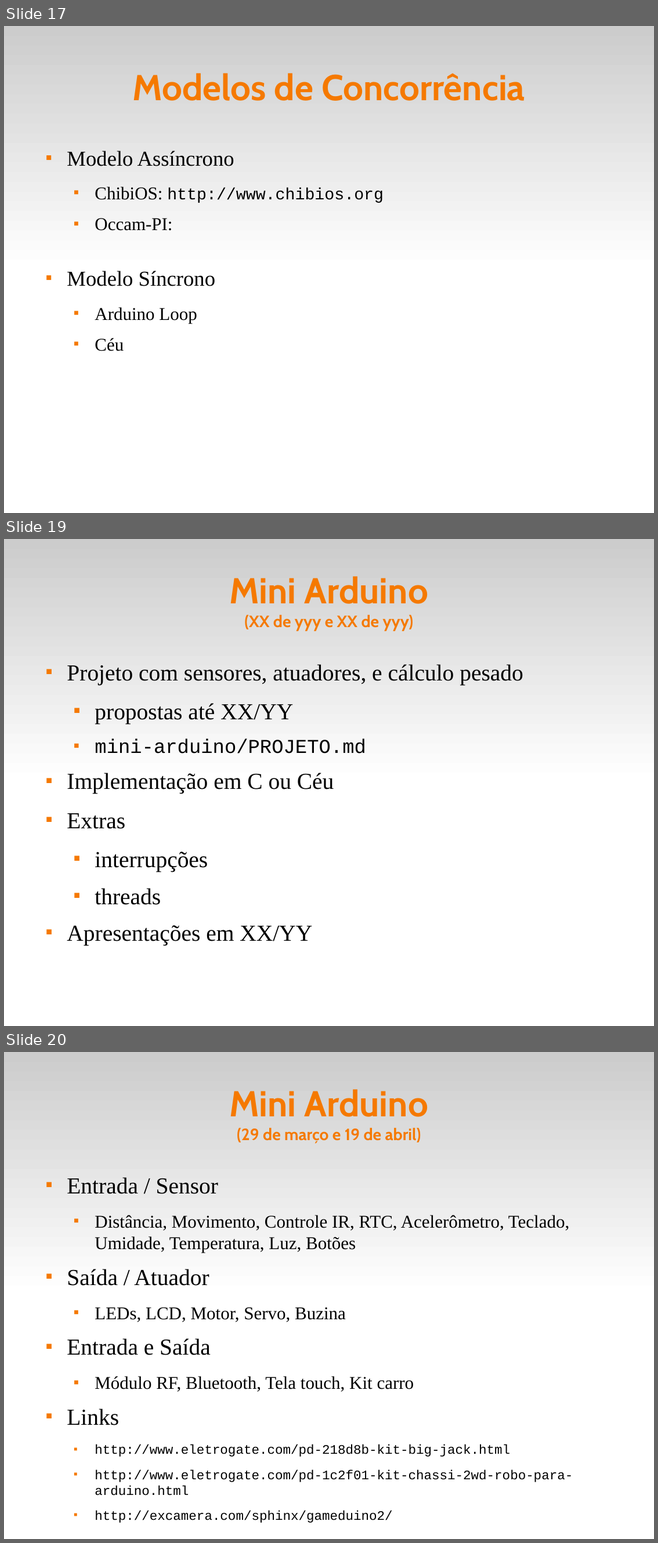
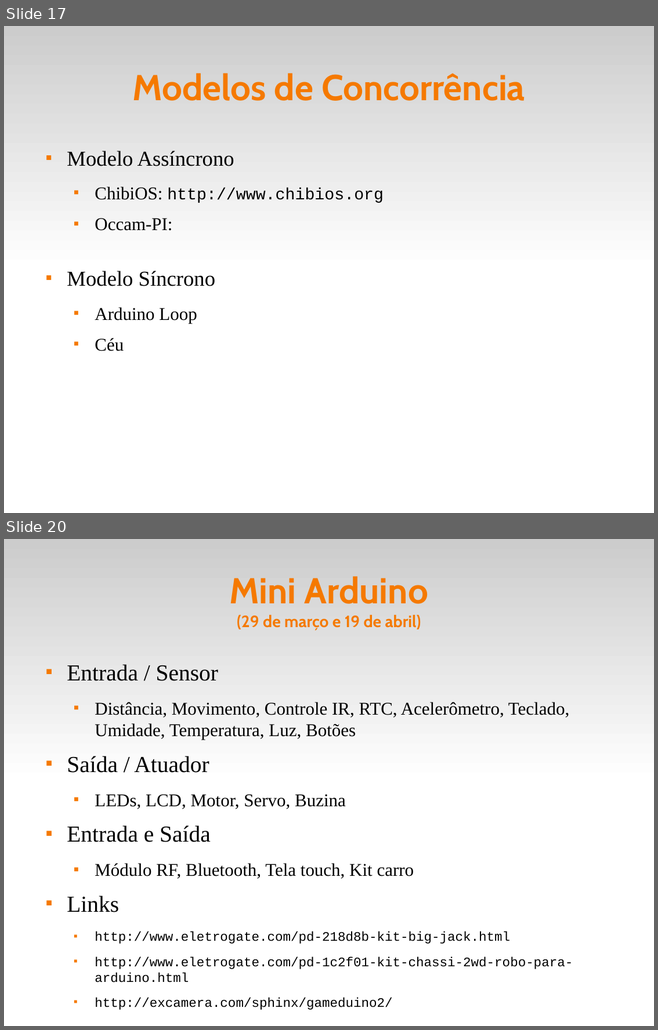
Before and after one commit to fsantanna-uerj/reativos, a slide deck: slides/02_arduino.odp. Shown one above the other, each under a label of ours: slides 17, 19 and 20 before the commit, slides 17 and 20 after it; the slides between them are not shown. The pictures are 658x1543 and 658x1030 pixels, drawn with LibreOffice and Linux fonts; fonts in the diff are those of the drawing. Boxes give left, top, right and bottom in pixels: in the first picture for what was removed or moved away, otherwise in the second. Text is boxed around its words. In the diff, an @@ line names an element or a change of style, - is before the commit and + after.

```diff
--- a/slides/02_arduino.odp
+++ b/slides/02_arduino.odp
@@ slide 19 removed at [4, 539, 654, 1026], background #FFFFFF; not listed: 1 template element that a slide beside it also shows @@
@@ title removed at [230, 576, 428, 631] @@
-Mini Arduino
-(XX de yyy e XX de yyy)
@@ text removed at [67, 664, 523, 946] @@
-■ Projeto com sensores, atuadores, e cálculo pesado
-  ■ propostas até XX/YY
-  ■ mini-arduino/PROJETO.md
-■ Implementação em C ou Céu
-■ Extras
-  ■ interrupções
-  ■ threads
-■ Apresentações em XX/YY
```
Also in this commit, not shown: 1 slide added, 5 other files.
